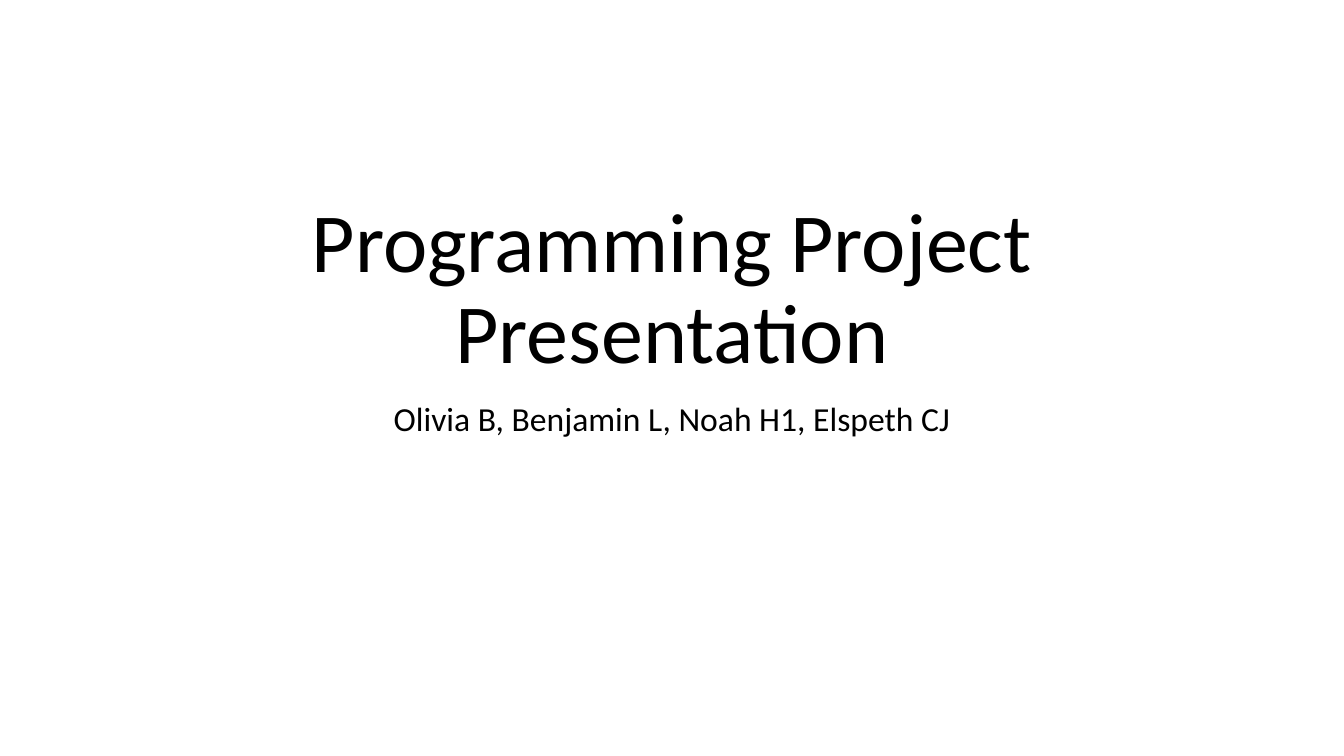
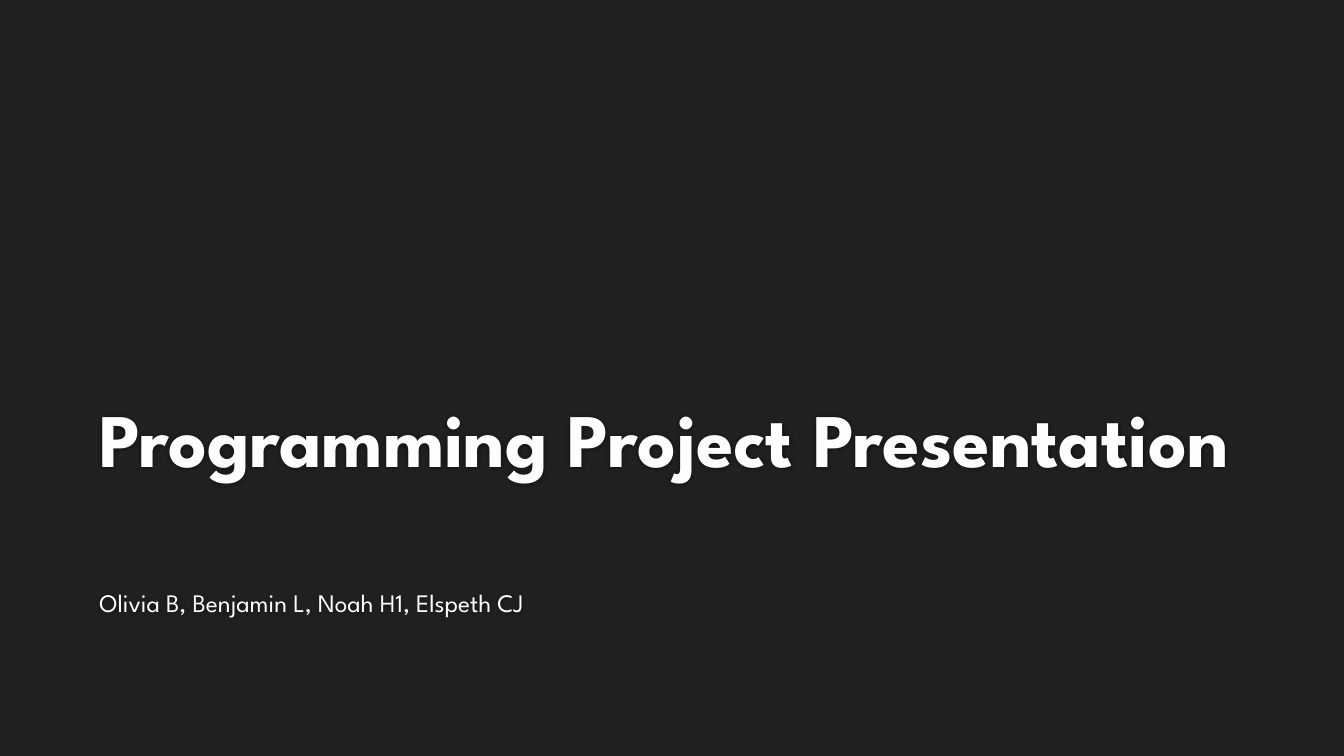
Before and after one commit to LittleDinoCake/CF-Project, a slide deck: slide 1 of Presentation.pptx. Drawn at 1344x756 pixels with LibreOffice and Linux fonts; fonts in the diff are those of the drawing; background and template pictures are left out. Boxes give left, top, right and bottom in pixels: in the first picture for what was removed or moved away, otherwise in the second. Text is boxed around its words. In the diff, an @@ line names an element or a change of style, - is before the commit and + after.

```diff
--- a/Presentation.pptx
+++ b/Presentation.pptx
@@ background #FFFFFF to #212121 @@
@@ title "Programming Project Presentation": place and size @@
-title "Programming Project Presentation" at (312, 214, 1032, 364)
+title "Programming Project Presentation" at (99, 416, 1229, 484)
@@ title "Programming Project Presentation" at (99, 416, 1229, 484): size 60 to 54 pt, font Calibri to League Spartan, text colour #000000 to #FEFEFE, bold on; alignment centre to left; line spacing 0.9 to 1 @@
@@ subtitle "Olivia B, Benjamin L, Noah ...": place and size @@
-subtitle "Olivia B, Benjamin L, Noah ..." at (394, 407, 950, 437)
+subtitle "Olivia B, Benjamin L, Noah ..." at (99, 594, 523, 618)
@@ subtitle "Olivia B, Benjamin L, Noah ..." at (99, 594, 523, 618): size 24 to 18 pt, font Calibri to League Spartan, text colour #000000 to #FFFFFF; alignment centre to left; line spacing 0.9 to 1 @@
```
Also in this commit, not shown: 7 other slides changed, 6 slides added, 1 slide removed.
